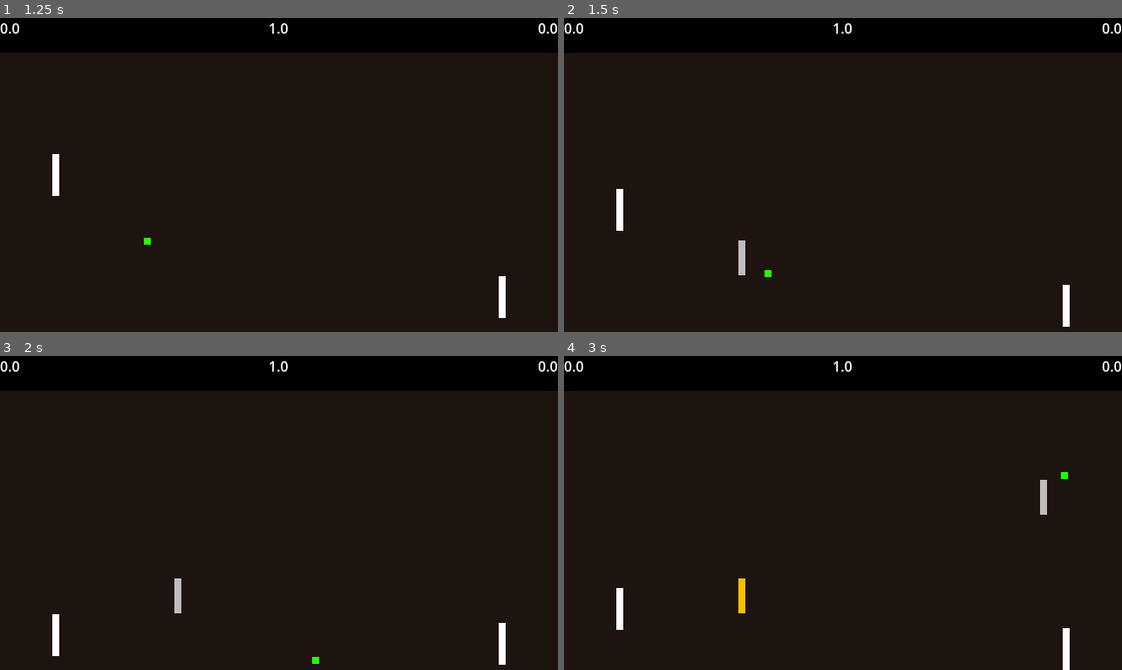
Above: before the commit, frames 1-4 (two rows, left to right).
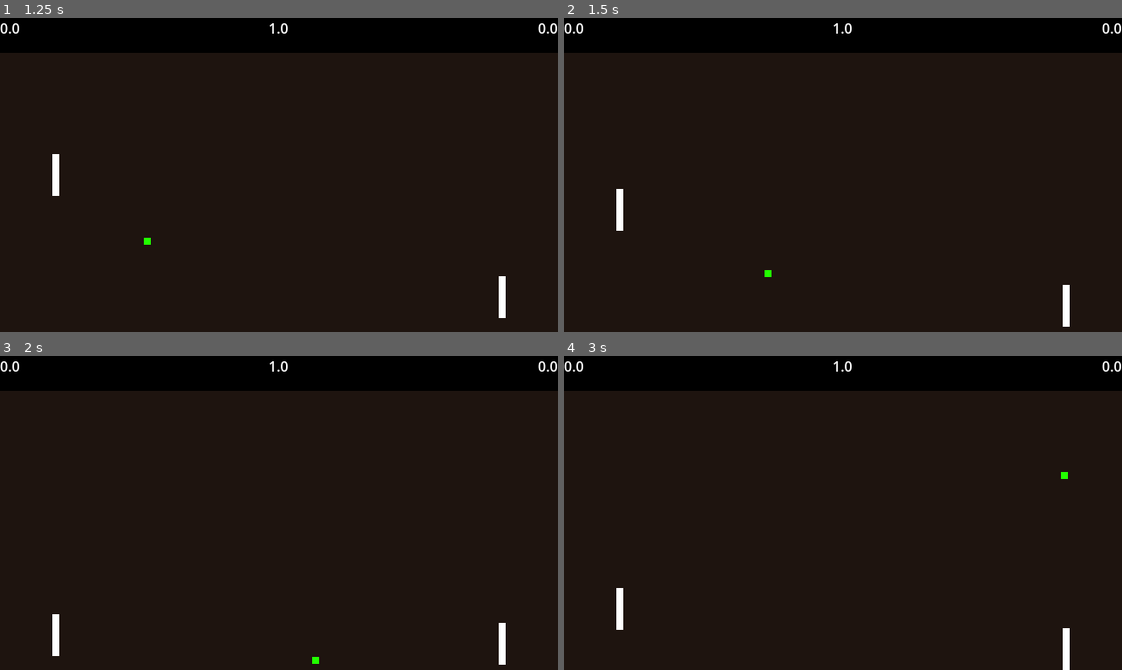
Above: after the commit, the same moments.

Repository: marcus-recto/burger-pong
Game: Godot game, scene res://main.tscn
Same seed, same stepped clock (60 frames per second), same inputs: the game is played once before the commit and once after it. The project has no main scene, so this scene is started directly.
Inputs:
- Up to frame 1 (1.25 s): tap Enter at 0.5 s; hold L (right_move_down) from 0.53 s (still down); tap K (burger_request) at 0.6 s
- Up to frame 2 (1.5 s): release L (right_move_down) at 1.28 s; hold S (left_move_down) from 1.28 s (still down); tap D (fry_request) at 1.35 s
- Up to frame 3 (2 s): keep holding S (left_move_down)
- Up to frame 4 (3 s): release S (left_move_down) at 2.03 s; hold L (right_move_down) 2.03-2.78 s; tap K (burger_request) at 2.1 s; tap Space at 2.75 s; hold W (left_move_up) from 2.78 s (still down); tap D (fry_request) at 2.85 s

Frame 1 is identical in both runs. In frame 2, 0.1% of the frame differs, in the area x 31-33%, y 70-82%; in frame 3, 0.1%; in frame 4, 0.3%, in the area x 31-87%, y 39-82%.
Error before the commit: Cannot call method 'instantiate' on a null value. (res://src/powerup.gd:25)
Error after the commit: Invalid operands 'float' and 'Nil' in operator '>='. (res://src/powerup.gd:21)

Commit message:
added fry price

Diff:
--- a/src/player_data.gd
+++ b/src/player_data.gd
@@ -8,9 +8,13 @@
 var max_fry_x: float
 var min_fry_x: float
 var fry_health: int = 10
+var fry_price: float = 5
 
 func get_fry_money() -> float:
 	return fry_money
+
+func get_fry_price() -> float:
+	return fry_price
 
 func add_fry_money(value:float):
 	fry_money += value
--- a/src/powerup.gd
+++ b/src/powerup.gd
@@ -3,12 +3,14 @@
 
 var request_name
 var player_data:PlayerData = load("res://player_data.tres")
+var fry_price
 @export var fry_scene:PackedScene
 
 func _ready() -> void:
 	one_shot = true
 	if name == "FryTimer":
 		request_name = "fry_request"
+		fry_price = player_data.get_fry_price()
 	else:
 		request_name = "burger_request"
 
@@ -16,10 +18,11 @@
 # Called every frame. 'delta' is the elapsed time since the previous frame.
 func _process(delta: float) -> void:
 	if Input.is_action_just_pressed(request_name):
-		if time_left == 0:
+		if time_left == 0 and player_data.get_fry_money() >= fry_price:
 			start()
 			ball_position_request.emit()
 			make_fry()
+			player_data.add_fry_money(-fry_price)
 
 func make_fry()->void:
 	var fry: Area2D = fry_scene.instantiate()
